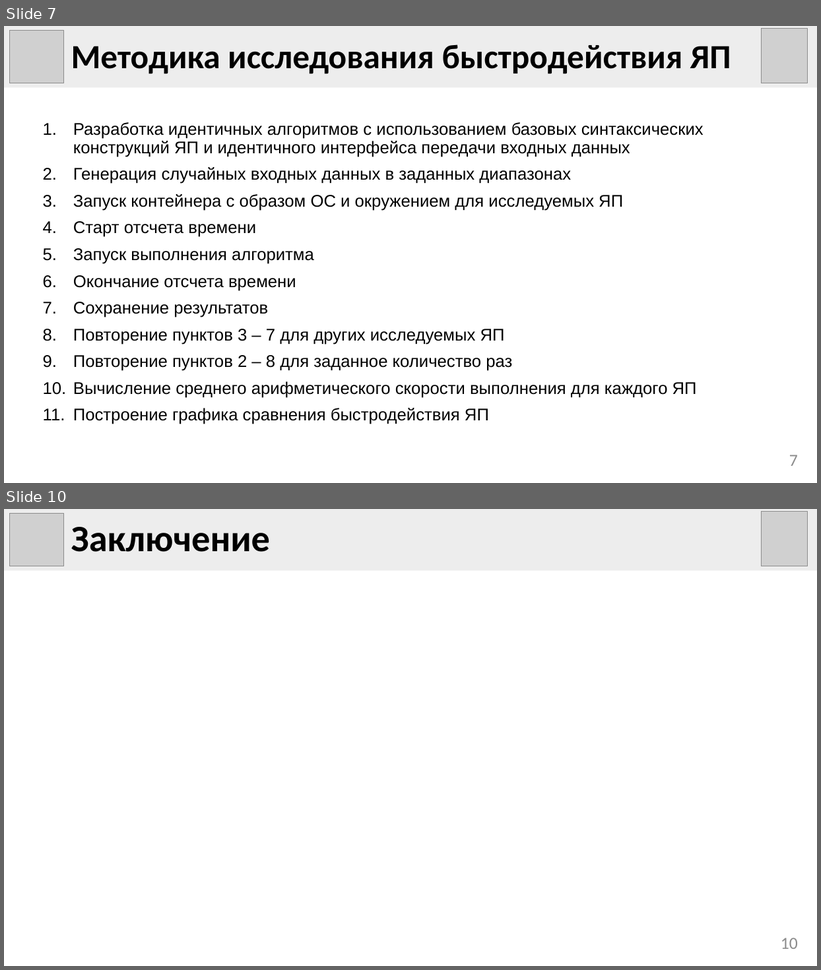
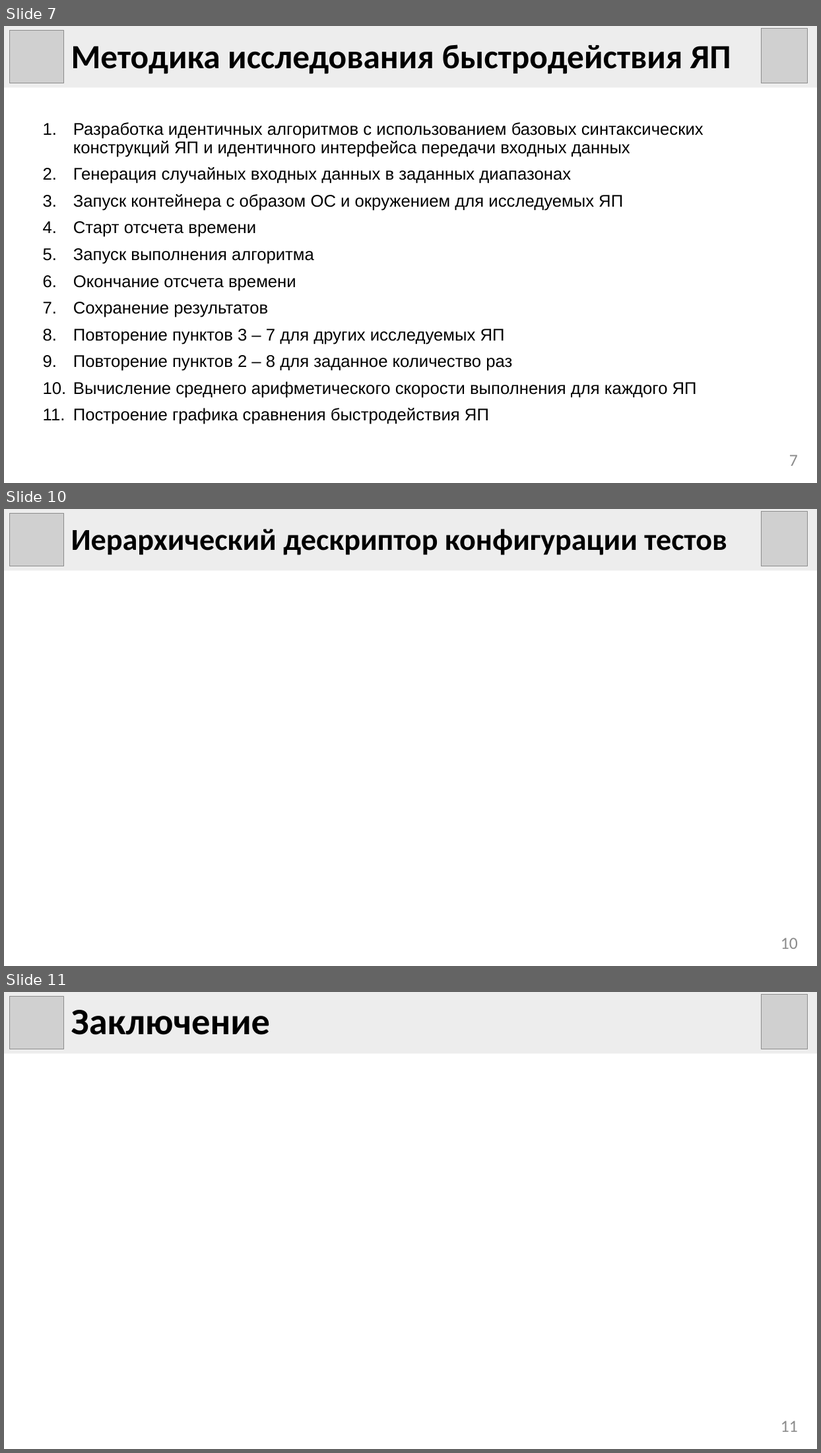
Before and after one commit to eleven5150/mips-emulation, a slide deck: docs/presentation/presentation.pptx. Shown one above the other, each under a label of ours: slides 7 and 10 before the commit, slides 7, 10 and 11 after it; the slides between them are not shown. The pictures are 821x970 and 821x1453 pixels, drawn with LibreOffice and Linux fonts; fonts in the diff are those of the drawing; grey boxes stand for pictures. Boxes give left, top, right and bottom in pixels: in the first picture for what was removed or moved away, otherwise in the second. Text is boxed around its words. In the diff, an @@ line names an element or a change of style, - is before the commit and + after.

```diff
--- a/docs/presentation/presentation.pptx
+++ b/docs/presentation/presentation.pptx
@@ slide 10 added at (x1=4, y1=509, x2=817, y2=966), background #FFFFFF @@
@@ rectangle added at (x1=4, y1=509, x2=817, y2=570), fill #EDEDED, 36 pt, text #000000, bold @@
+Иерархический дескриптор конфигурации тестов
@@ picture added at (x1=9, y1=514, x2=64, y2=567) @@
@@ picture added at (x1=762, y1=512, x2=808, y2=566) @@
@@ page number added at (x1=781, y1=938, x2=798, y2=949), 20 pt, text #8C8C8C @@
+10
@@ what was slide 10 is now slide 11 @@
@@ page number at (x1=781, y1=1421, x2=798, y2=1432): text changed @@
-10
+11
```
Also in this commit, not shown: 2 slides changed, 1 other file.
